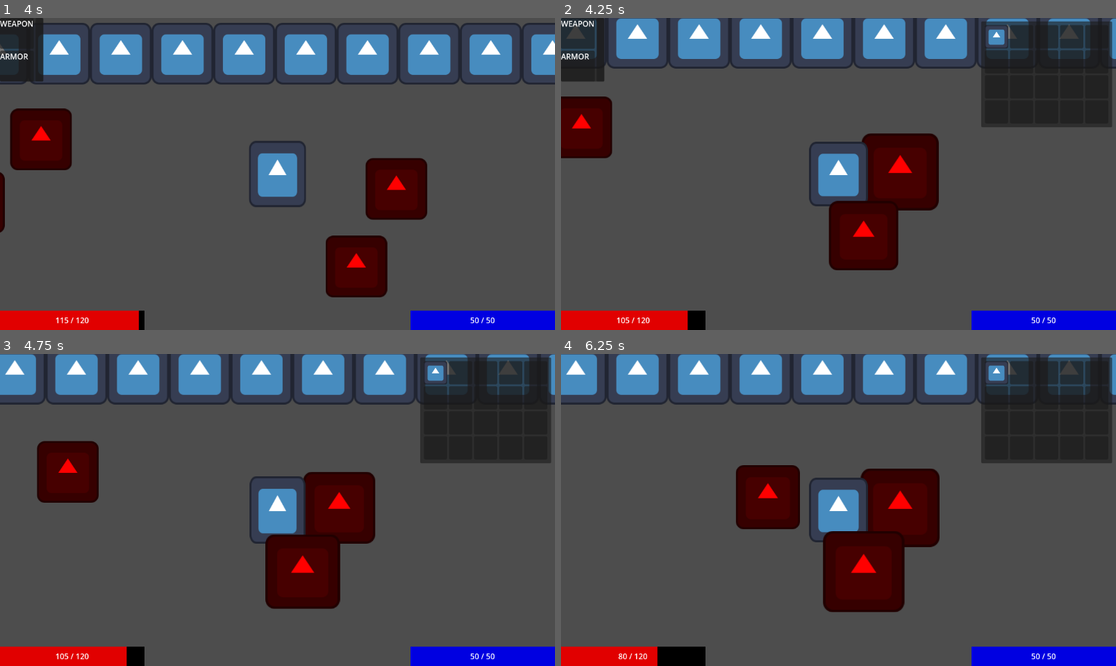
Above: before the commit, frames 1-4 (two rows, left to right).
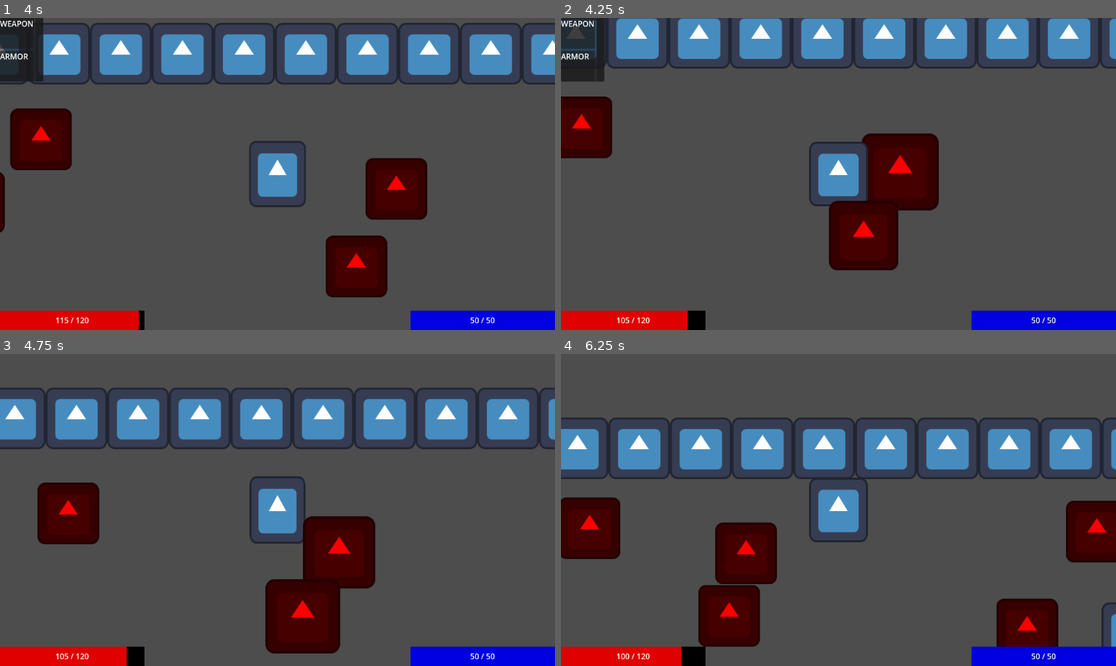
Above: after the commit, the same moments.

Repository: PietPadda/Godot_2D_ARPG
Game: Godot game, scene res://scenes/levels/main.tscn
Two runs of this game, one before a commit and one after it. Both use one fixed random seed, a clock stepped at 60 frames per second and the inputs below. The engine's default icon, where the game draws it, is replaced by a stand-in: a white triangle on a blue panel in a dark square.
Inputs (mouse positions are in pixels of both pictures, inside the frame that each line leads up to):
- Up to frame 1 (4 s): tap Enter at 0.5 s; move the mouse to (399, 158) at 0.52 s; tap C (toggle_character_sheet) at 0.6, 1.55, 2.3, 2.85, 3.6 s; click (399, 158) at 0.67 s; move the mouse to (16, 33) at 1.27 s; tap Space (attack) at 1.35 s; click (16, 33) at 1.42 s; move the mouse to (333, 105) at 2.02 s; press the mouse at (333, 105) at 2.03 s; move the mouse to (16, 64) at 2.77 s; release the mouse at (16, 64) at 2.78 s; click (16, 64) at 2.92 s; move the mouse to (444, 220) at 3.52 s; click (444, 220) at 3.67 s
- Up to frame 2 (4.25 s): tap I (toggle_inventory) at 4.15 s
- Up to frame 3 (4.75 s): move the mouse to (432, 372) at 4.27 s; tap Space (attack) at 4.35 s; click (432, 372) at 4.42 s; tap C (toggle_character_sheet) at 4.55 s
- Up to frame 4 (6.25 s): move the mouse to (1021, 372) at 5.02 s; press the mouse at (1021, 372) at 5.03 s; tap C (toggle_character_sheet) at 5.3, 5.85 s; move the mouse to (1049, 372) at 5.77 s; release the mouse at (1049, 372) at 5.78 s; click (1049, 372) at 5.92 s

Frame 1 is identical in both runs. In frame 2, 7.6% of the frame differs, in the area x 75-100%, y 1-35%; in frame 3, 33%; in frame 4, 45%, in the area x 0-100%, y 0-100%.

Commit message:
refactor(ui): consolidate inventory panel into character sheet

Diff:
--- a/scenes/ui/HUD.tscn
+++ b/scenes/ui/HUD.tscn
@@ -1,7 +1,6 @@
-[gd_scene load_steps=7 format=3 uid="uid://mhkp0k8x04dx"]
+[gd_scene load_steps=6 format=3 uid="uid://mhkp0k8x04dx"]
 
 [ext_resource type="Script" uid="uid://dhvhugt6bxkun" path="res://scripts/ui/hud.gd" id="1_kw0id"]
-[ext_resource type="PackedScene" uid="uid://i8r3dhcqw1wa" path="res://scenes/ui/inventory_panel.tscn" id="2_atyv1"]
 [ext_resource type="PackedScene" uid="uid://mgpdom0bxt1y" path="res://scenes/ui/character_sheet.tscn" id="3_6ll6g"]
 
 [sub_resource type="StyleBoxFlat" id="StyleBoxFlat_atyv1"]
@@ -67,12 +66,5 @@
 horizontal_alignment = 1
 vertical_alignment = 1
 
-[node name="InventoryPanel" parent="." instance=ExtResource("2_atyv1")]
-visible = false
-offset_left = 424.0
-offset_top = -215.0
-offset_right = 440.0
-offset_bottom = -199.0
-
 [node name="CharacterSheet" parent="." instance=ExtResource("3_6ll6g")]
 visible = false
--- a/scripts/ui/hud.gd
+++ b/scripts/ui/hud.gd
@@ -6,7 +6,6 @@
 @onready var health_label: Label = $PlayerHealthBar/HealthLabel # child of healthbar
 @onready var mana_bar: ProgressBar = $PlayerManaBar
 @onready var mana_label: Label = $PlayerManaBar/ManaLabel # child of manabar
-@onready var inventory_panel = $InventoryPanel
 @onready var character_sheet = $CharacterSheet
 
 func _ready() -> void:
@@ -23,31 +22,20 @@
 		on_player_health_changed(player_stats.current_health, player_stats.stats_data.max_health)
 		on_player_mana_changed(player_stats.current_mana, player_stats.stats_data.max_mana)
 
-		# Connect to the new inventory signal.
+		# We only need to pass the components to the character sheet now.
 		var player_inventory = player.get_node("InventoryComponent")
-		player_inventory.inventory_changed.connect(inventory_panel.redraw)
-		# Call the new initialize function ONCE.
-		inventory_panel.initialize_inventory(player_inventory.inventory_data)
+		var player_equipment: EquipmentComponent = player.get_node("EquipmentComponent")
+		character_sheet.inventory_component = player_inventory # add inv to char sheet
+		character_sheet.equipment_component = player_equipment # add eq to char sheet
 
-		connect_inventory_slots() # Connect the slots after they are created.
-		player_inventory.inventory_changed.connect(connect_inventory_slots) # Reconnect when inventory redraws.
-
-		var player_equipment: EquipmentComponent = player.get_node("EquipmentComponent")
-		# Pass the component references to the character sheet controller.
-		character_sheet.inventory_component = player_inventory
-		character_sheet.equipment_component = player_equipment
 
 func _unhandled_input(event: InputEvent) -> void:
-	# Toggle the inventory panel's visibility.
-	if Input.is_action_just_pressed("toggle_inventory"):
-		inventory_panel.visible = not inventory_panel.visible
-
 	# Toggle the character sheet panel's visibility
 	if Input.is_action_just_pressed("toggle_character_sheet"): # "C"
 		character_sheet.visible = not character_sheet.visible
 		# Redraw the sheet every time it's opened to ensure it's up to date.
 		if character_sheet.visible:
-			character_sheet.redraw()
+			character_sheet.redraw() # redraw it
 
 	# F5 to quick save
 	if Input.is_action_just_pressed("save_game"):
@@ -69,15 +57,3 @@
 	mana_bar.max_value = max_mana
 	mana_bar.value = current_mana
 	mana_label.text = "%d / %d" % [current_mana, max_mana]
-
-# This function runs when an inventory slot's "clicked" signal is emitted.
-# For now, it will just print a message.
-func _on_inventory_slot_clicked(item_data: ItemData) -> void:
-	print("Clicked on item in inventory: ", item_data.item_name)
-
-# We need a central place to connect all the slot signals.
-func connect_inventory_slots() -> void:
-	for slot in inventory_panel.grid_container.get_children():
-		# Check if it's not already connected to prevent duplicates.
-		if not slot.slot_clicked.is_connected(_on_inventory_slot_clicked):
-			slot.slot_clicked.connect(_on_inventory_slot_clicked)
